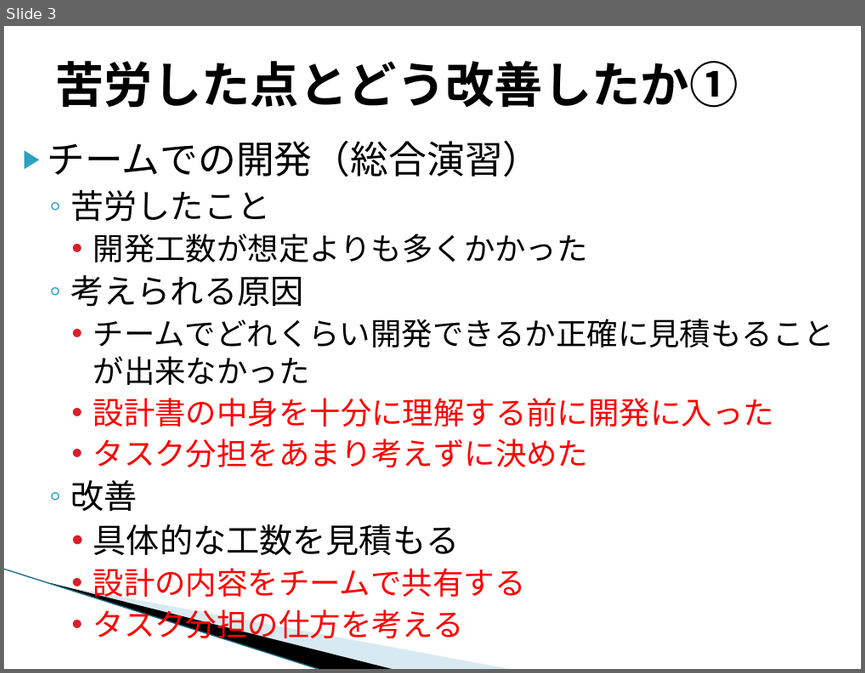
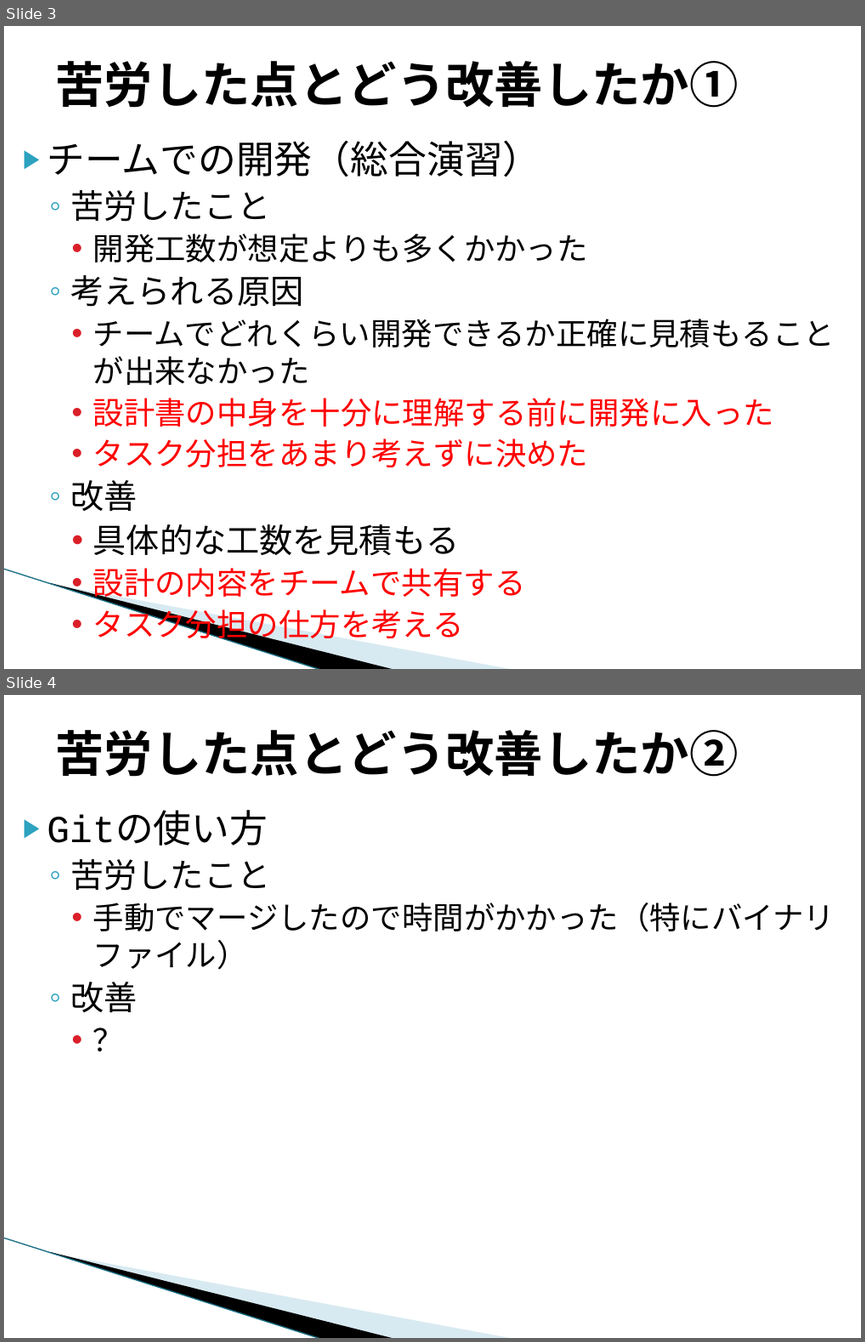
Before and after one commit to java201710/java, a slide deck: 99_チーム内打合せ用（総合演習）/成果発表会_個人発表作成内容 _香川.pptx. Shown one above the other, each under a label of ours: slide 3 before the commit, slides 3 and 4 after it. The pictures are 865x673 and 865x1342 pixels, drawn with LibreOffice and Linux fonts; fonts in the diff are those of the drawing; background and template pictures are left out. Boxes give left, top, right and bottom in pixels: in the first picture for what was removed or moved away, otherwise in the second. Text is boxed around its words. In the diff, an @@ line names an element or a change of style, - is before the commit and + after.

```diff
--- a/99_チーム内打合せ用（総合演習）/成果発表会_個人発表作成内容 _香川.pptx
+++ b/99_チーム内打合せ用（総合演習）/成果発表会_個人発表作成内容 _香川.pptx
@@ slide 4 added at (x1=4, y1=695, x2=861, y2=1338), background #FFFFFF; not listed: 3 template elements that a slide beside it also shows @@
@@ title added at (x1=55, y1=730, x2=738, y2=777), 41 pt, text #000000, bold @@
+苦労した点とどう改善したか②
@@ text added at (x1=46, y1=816, x2=834, y2=1012), 26 pt, text #000000 @@
+▶ Gitの使い方
+  ◦ 苦労したこと
+    • 手動でマージしたので時間がかかった（特にバイナリファイル）
+  ◦ 改善
+    • ？
```
Also in this commit, not shown: 1 slide changed, 1 other slide added.
